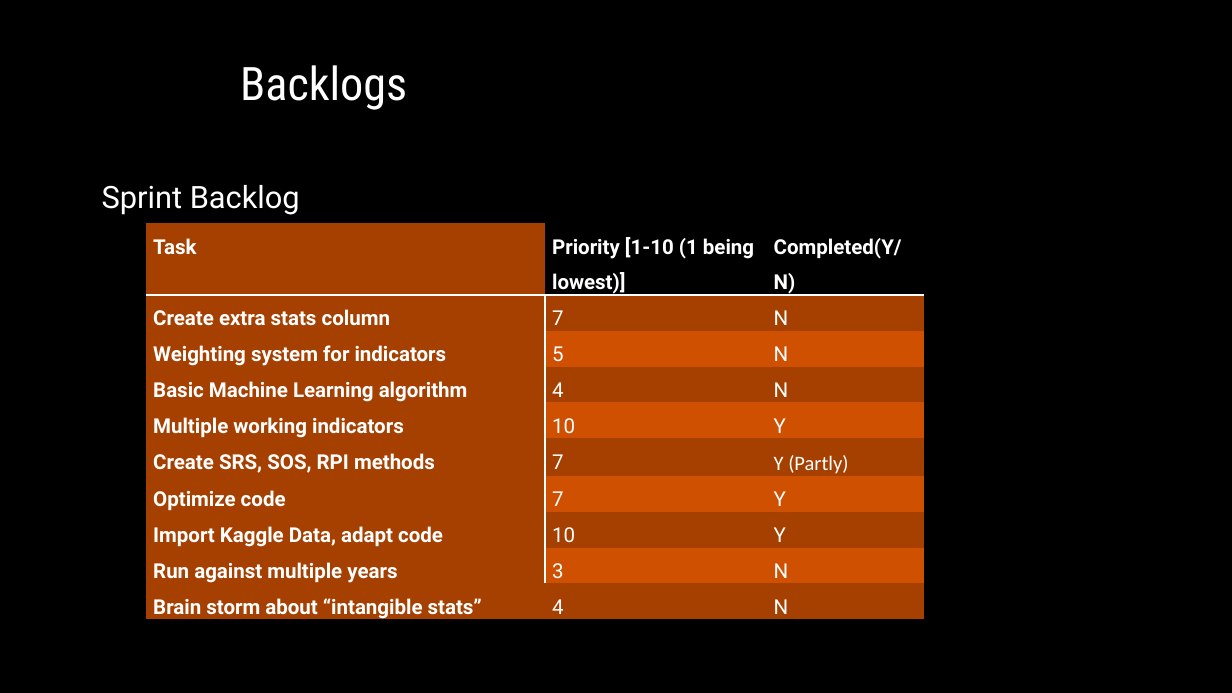
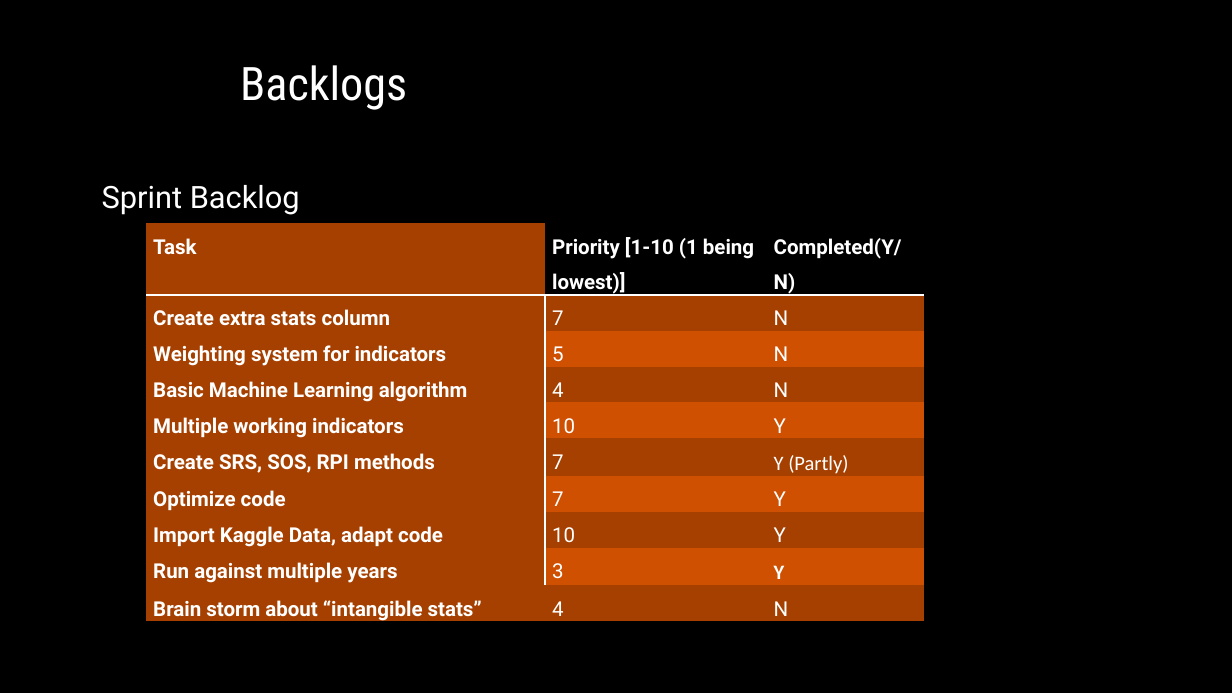
Before and after one commit to hattas/ncaa-bracket-predictor, a slide deck: slide 5 of documentation/Sprint 2 powerpoint.pptx. Drawn at 1232x693 pixels with LibreOffice and Linux fonts; fonts in the diff are those of the drawing; background and template pictures are left out. Boxes give left, top, right and bottom in pixels: in the first picture for what was removed or moved away, otherwise in the second. Text is boxed around its words. In the diff, an @@ line names an element or a change of style, - is before the commit and + after.

```diff
--- a/documentation/Sprint 2 powerpoint.pptx
+++ b/documentation/Sprint 2 powerpoint.pptx
@@ table at [146, 224, 924, 630] @@
-row 9, column 3: N
+row 9, column 3: Y
```
Also in this commit, not shown: 1 other slide changed, 2 other files.
